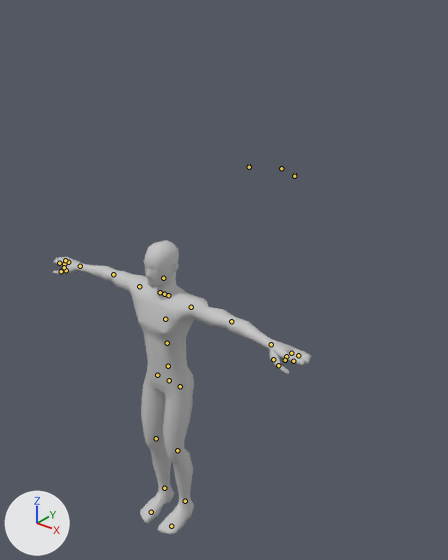
The glTF model client/assets/models/characters/fighter/SKIN_fighter_male.glb as it was, and as the next commit left it.
Before and after are seen from a camera (50 mm lens) standing at (2.08, -3.07, 2.06) and looking at (-0.15, -0.28, 0.33). Lighting does not change. The marker at lower left points along +X, +Y and +Z. Both versions are drawn at frame 0 of the action 'BIND_fighter_male'; the numbers are the values there. The bones that bend it are drawn over the model as lines.

Names of what the first picture shows: 'male.001'.
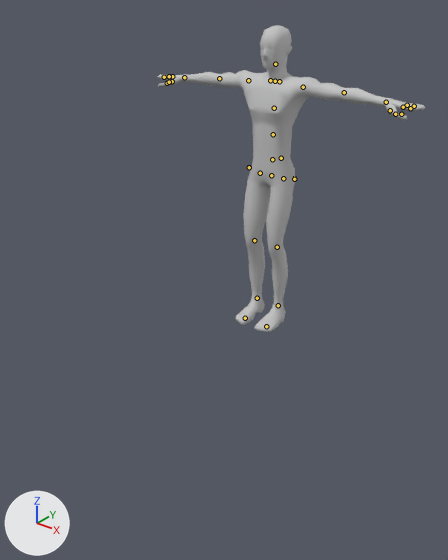
The change, as a list of edits to the scene's bpy script:
```text
Change bone_bip001:
    where bone_bip001 = bpy.data.objects['root_node'].pose.bones['Bip001']
    bone_bip001.location: (0.0, 0.0, 0.0) -> (-0.0001, -0.0097, -0.00976)
Change bone_grip_l:
    where bone_grip_l = bpy.data.objects['root_node'].pose.bones['grip_l']  # child of 'Bip001 L Finger1'
    bone_grip_l.location: (0.0, 0.0, 0.0) -> (0.00019, -1e-05, -6e-05)
    bone_grip_l.rotation_quaternion: (1.0, 0.0, 0.0, 0.0) -> (-0.499, -0.503, 0.501, 0.497)  # degrees (0, 0, 0) -> degrees (90, 0, -90)
Change bone_grip_r:
    where bone_grip_r = bpy.data.objects['root_node'].pose.bones['grip_r']  # child of 'Bip001 R Finger1'
    bone_grip_r.location: (0.0, 0.0, 0.0) -> (8e-05, -1e-05, -2e-05)
    bone_grip_r.rotation_quaternion: (1.0, 0.0, 0.0, 0.0) -> (0.499, 0.503, -0.501, -0.497)  # degrees (0, 0, 0) -> degrees (90, 0, -90)
Change bone_bip001_r_toe0:
    where bone_bip001_r_toe0 = bpy.data.objects['root_node'].pose.bones['Bip001 R Toe0']  # child of 'Bip001 R Foot'
    bone_bip001_r_toe0.rotation_quaternion: (0.999, 0.001, 0.0, -0.044) -> (1.0, 0.0, 0.0, 0.0)  # degrees (0, 0, -5) -> degrees (0, 0, 0)
Change bone_bip001_prop2:
    where bone_bip001_prop2 = bpy.data.objects['root_node'].pose.bones['Bip001 Prop2']
    bone_bip001_prop2.location: (-0.01688, -0.01478, -0.00229) -> (-0.01668, -0.01484, -0.00224)
    bone_bip001_prop2.rotation_quaternion: (-0.487, -0.49, 0.516, -0.507) -> (-0.496, -0.482, 0.504, -0.517)  # degrees (75, -93, 15) -> degrees (122, -93, -32)
Change bone_bip001_prop3:
    where bone_bip001_prop3 = bpy.data.objects['root_node'].pose.bones['Bip001 Prop3']
    bone_bip001_prop3.location: (-0.01007, -0.01071, -0.0021) -> (-0.01076, -0.0106, -0.00212)
```

Location of each change, [x1, y1, x2, y2] in pixels of the pictures (448 x 560 px):
'male.001', posed
    before: [52, 240, 311, 534]
    after: [158, 25, 425, 332]
bone 'Bip001', root to tip
    before: (169, 380) to (170, 381)
    after: (271, 175) to (273, 176)
bone 'grip_l', root to tip
    before: (285, 360) to (287, 361)
    after: (401, 114) to (400, 114)
bone 'grip_r', root to tip
    before: (64, 267) to (65, 268)
    after: (169, 82) to (168, 82)
bone 'Bip001 R Toe0', root to tip
    before: (151, 512) to (151, 511)
    after: (245, 318) to (245, 317)
bone 'Bip001 Prop2', root to tip
    before: (294, 176) to (295, 173)
    after: (294, 179) to (294, 176)
bone 'Bip001 Prop3', root to tip
    before: (281, 168) to (281, 167)
    after: (281, 158) to (281, 156)
